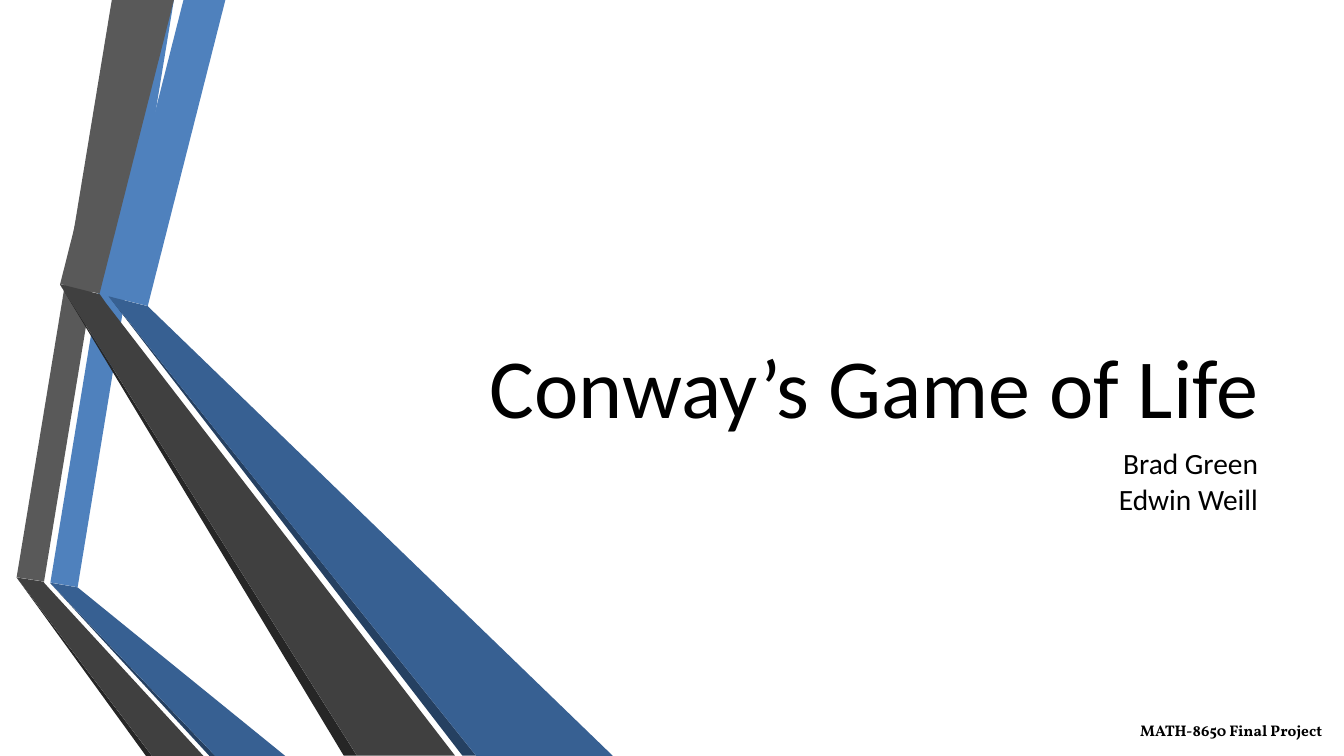
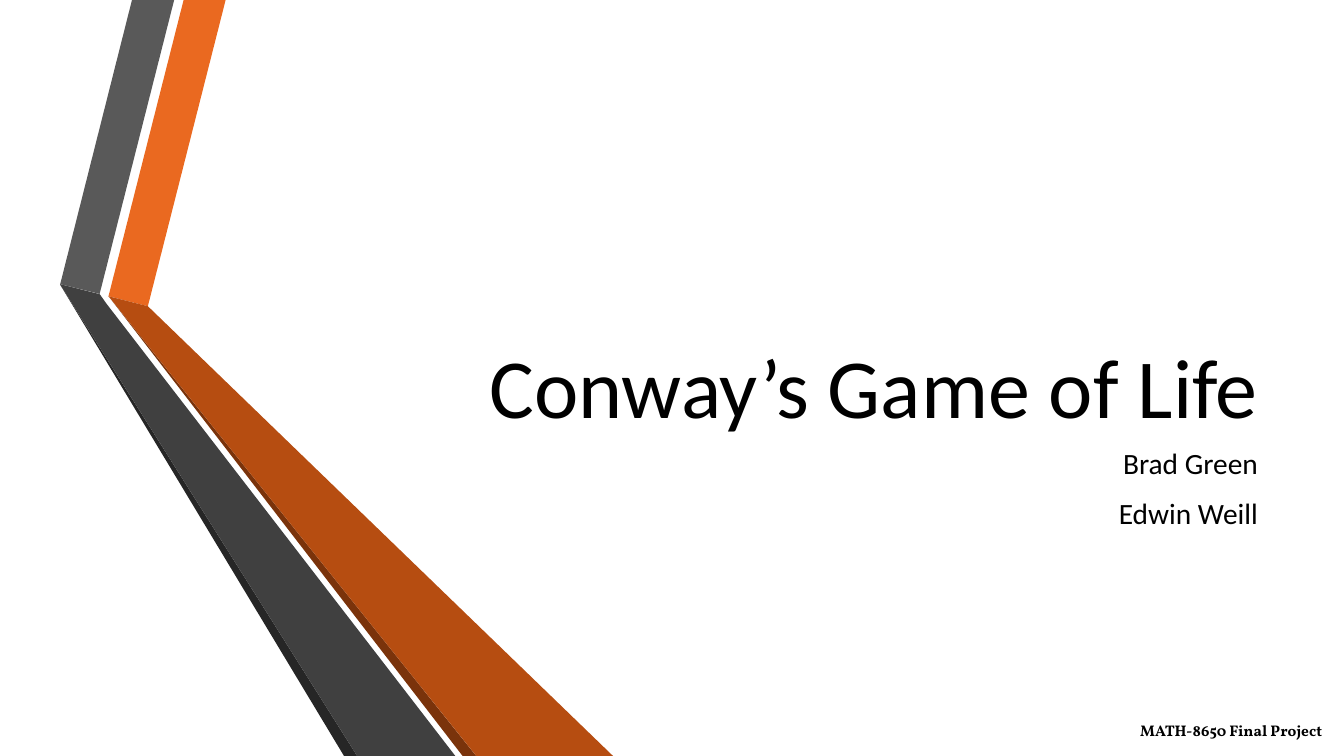
Before and after one commit to eweill/ConwayGameOfLife, a slide deck: slide 1 of presentation/ConwayGameOfLife.pptx. Drawn at 1344x756 pixels with LibreOffice and Linux fonts; fonts in the diff are those of the drawing; background and template pictures are left out. Boxes give left, top, right and bottom in pixels: in the first picture for what was removed or moved away, otherwise in the second. Text is boxed around its words. In the diff, an @@ line names an element or a change of style, - is before the commit and + after.

```diff
--- a/presentation/ConwayGameOfLife.pptx
+++ b/presentation/ConwayGameOfLife.pptx
@@ freeform shape removed at <box>16,0,139,582</box> @@
@@ freeform shape removed at <box>50,0,174,588</box> @@
@@ freeform shape at <box>109,0,226,306</box>: fill #4F81BD to #EA6920; outline redrawn @@
@@ outline redrawn in 3 elements at <box>60,0,174,293</box>, <box>60,284,456,756</box>, <box>60,284,358,756</box> @@
@@ freeform shape at <box>109,296,476,756</box>: fill #254061 to #7A330B; outline redrawn @@
@@ freeform shape at <box>109,296,614,756</box>: fill #376092 to #B64D11; outline redrawn @@
@@ subtitle "Brad Green" at <box>1119,453,1258,525</box>: more space between paragraphs @@
@@ freeform shape removed at <box>16,578,151,756</box> @@
@@ freeform shape removed at <box>16,578,203,756</box> @@
@@ freeform shape removed at <box>50,584,216,756</box> @@
@@ freeform shape removed at <box>50,583,285,756</box> @@
```
Also in this commit, not shown: 8 other slides changed, 14 other files.
